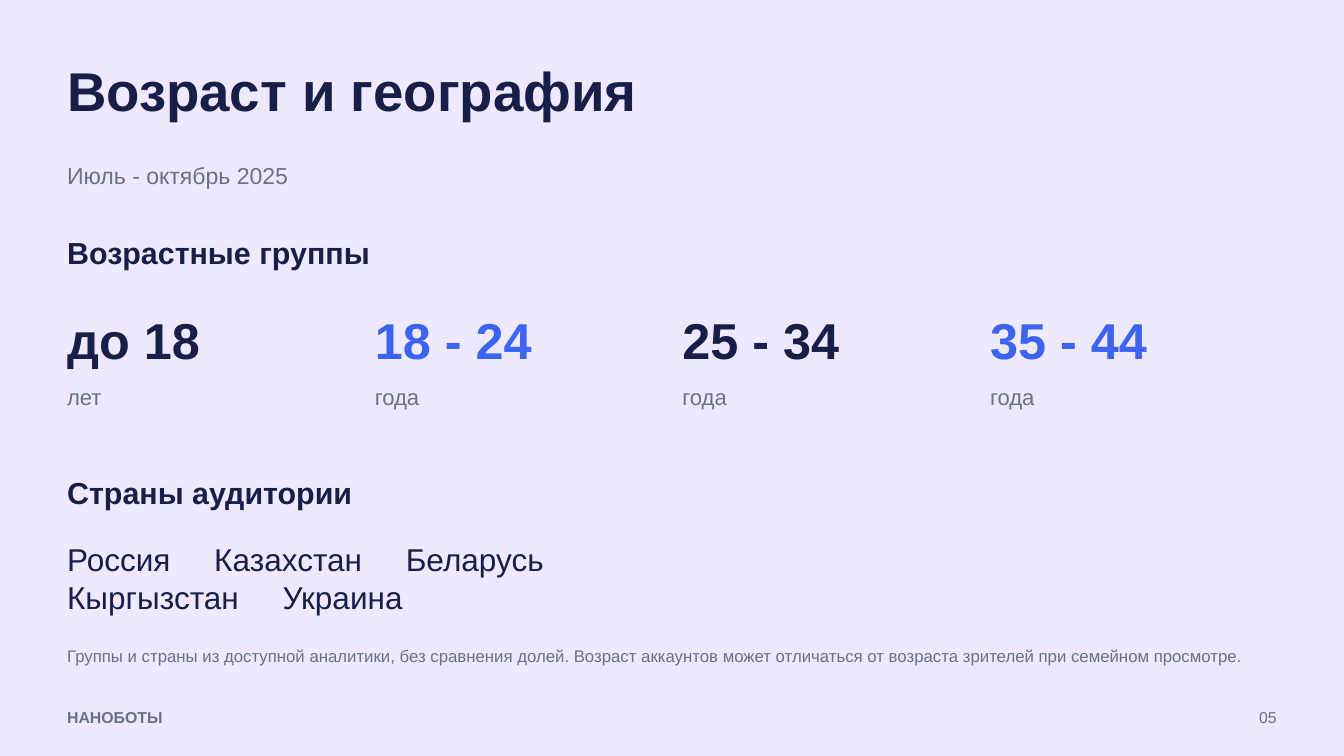
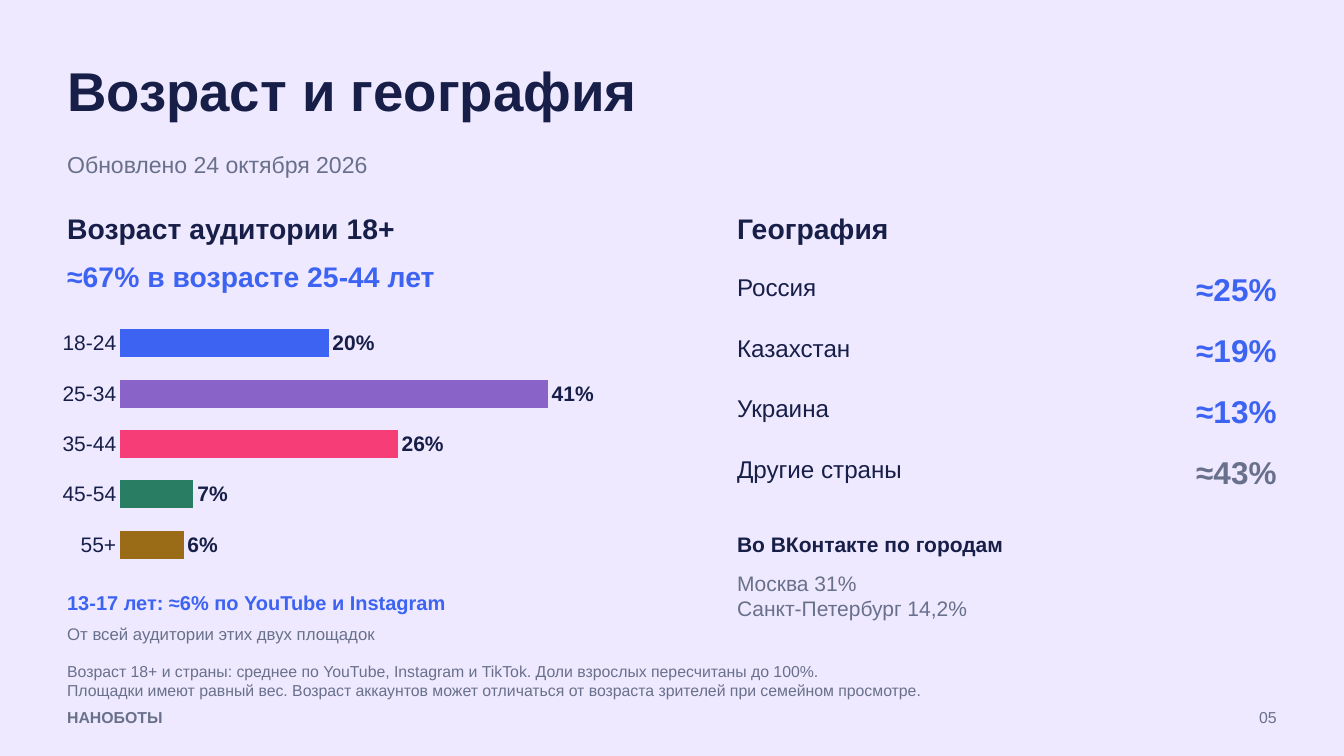
Before and after one commit to team4meds-sketch/nanobots-site, a slide deck: slide 5 of docs/mediakit/downloads/nanobots-mediakit.pptx. Drawn at 1344x756 pixels with LibreOffice and Linux fonts; fonts in the diff are those of the drawing. Boxes give left, top, right and bottom in pixels: in the first picture for what was removed or moved away, otherwise in the second. Text is boxed around its words. In the diff, an @@ line names an element or a change of style, - is before the commit and + after.

```diff
--- a/docs/mediakit/downloads/nanobots-mediakit.pptx
+++ b/docs/mediakit/downloads/nanobots-mediakit.pptx
@@ text removed at (67, 167, 288, 189) @@
-Июль - октябрь 2025
@@ text added at (67, 156, 367, 178), 16.5 pt, text #69708B @@
+Обновлено 24 октября 2026
@@ text added at (67, 219, 395, 245), 20.2 pt, text #171E48, bold @@
+Возраст аудитории 18+
@@ text added at (737, 218, 888, 245), 20.2 pt, text #171E48, bold @@
+География
@@ text removed at (67, 243, 369, 270) @@
-Возрастные группы
@@ text added at (67, 267, 435, 293), 20.2 pt, text #3C63F2, bold @@
+≈67% в возрасте 25-44 лет
@@ text added at (737, 279, 816, 297), 17.2 pt, text #171E48 @@
+Россия
@@ text at (1196, 279, 1276, 302): text changed; size 36 to 22.5 pt; text colour #171E48 to #3C63F2 @@
-25 - 34
+≈25%
@@ bar chart added at (50, 313, 657, 575) @@
+categories: 55+, 45-54, 35-44, 25-34, 18-24
+Series 1: 0.06, 0.07, 0.26, 0.41, 0.2
@@ text removed at (67, 324, 200, 368) @@
-до 18
@@ text removed at (375, 324, 532, 360) @@
-18 - 24
@@ text removed at (990, 324, 1147, 360) @@
-35 - 44
@@ text added at (737, 340, 850, 358), 17.2 pt, text #171E48 @@
+Казахстан
@@ text added at (1196, 340, 1276, 363), 22.5 pt, text #3C63F2, bold @@
+≈19%
@@ text removed at (67, 393, 101, 405) @@
-лет
@@ text removed at (375, 393, 419, 410) @@
-года
@@ text removed at (682, 393, 726, 410) @@
-года
@@ text added at (737, 400, 829, 422), 17.2 pt, text #171E48 @@
+Украина
@@ text removed at (990, 393, 1034, 410) @@
-года
@@ text added at (1196, 401, 1276, 424), 22.5 pt, text #3C63F2, bold @@
+≈13%
@@ text added at (737, 461, 902, 483), 17.2 pt, text #171E48 @@
+Другие страны
@@ text added at (1196, 462, 1276, 485), 22.5 pt, text #69708B, bold @@
+≈43%
@@ text removed at (67, 482, 352, 509) @@
-Страны аудитории
@@ text added at (737, 537, 1003, 556), 15 pt, text #171E48, bold @@
+Во ВКонтакте по городам
@@ text removed at (67, 549, 544, 614) @@
-Россия Казахстан Беларусь
-Кыргызстан Украина
@@ text added at (67, 595, 445, 614), 14.2 pt, text #3C63F2, bold @@
+13-17 лет: ≈6% по YouTube и Instagram
@@ text added at (737, 576, 966, 620), 15 pt, text #69708B @@
+Москва 31%
+Санкт-Петербург 14,2%
@@ text added at (67, 627, 375, 644), 12 pt, text #69708B @@
+От всей аудитории этих двух площадок
@@ text at (67, 665, 921, 699): text changed; size 12 to 11.2 pt @@
-Группы и страны из доступной аналитики, без сравнения долей. Возраст аккаунтов может отличаться от возраста зрителей при семейном просмотре.
+Возраст 18+ и страны: среднее по YouTube, Instagram и TikTok. Доли взрослых пересчитаны до 100%.
+Площадки имеют равный вес. Возраст аккаунтов может отличаться от возраста зрителей при семейном просмотре.
```
Also in this commit, not shown: 2 other slides changed, 5 other files.
